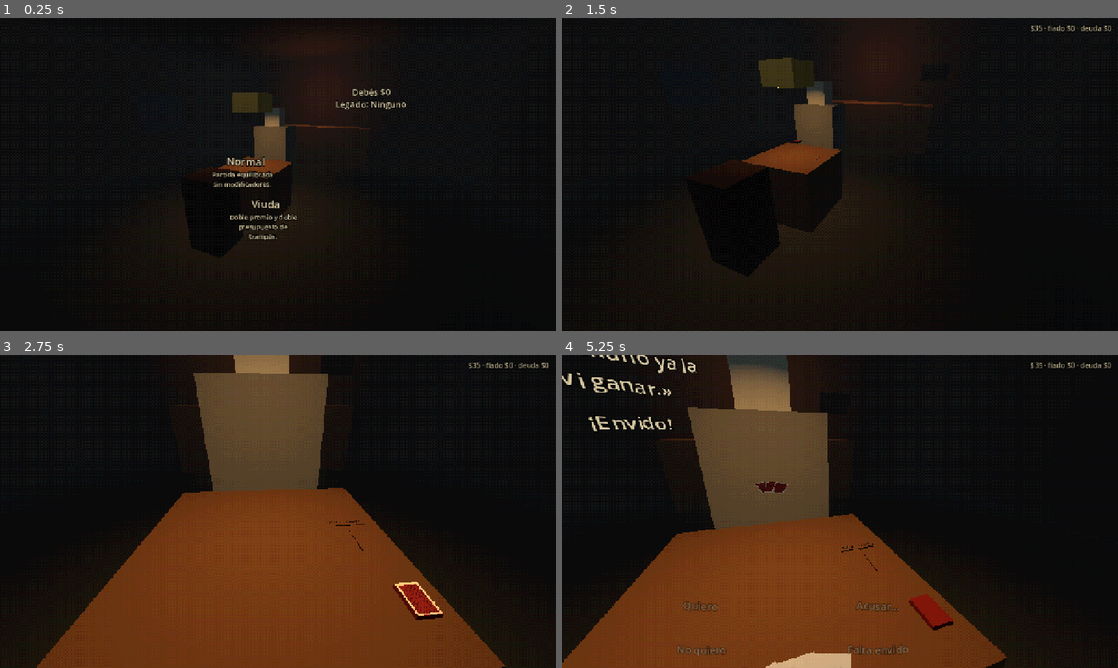
Above: before the commit, frames 1-4 (two rows, left to right).
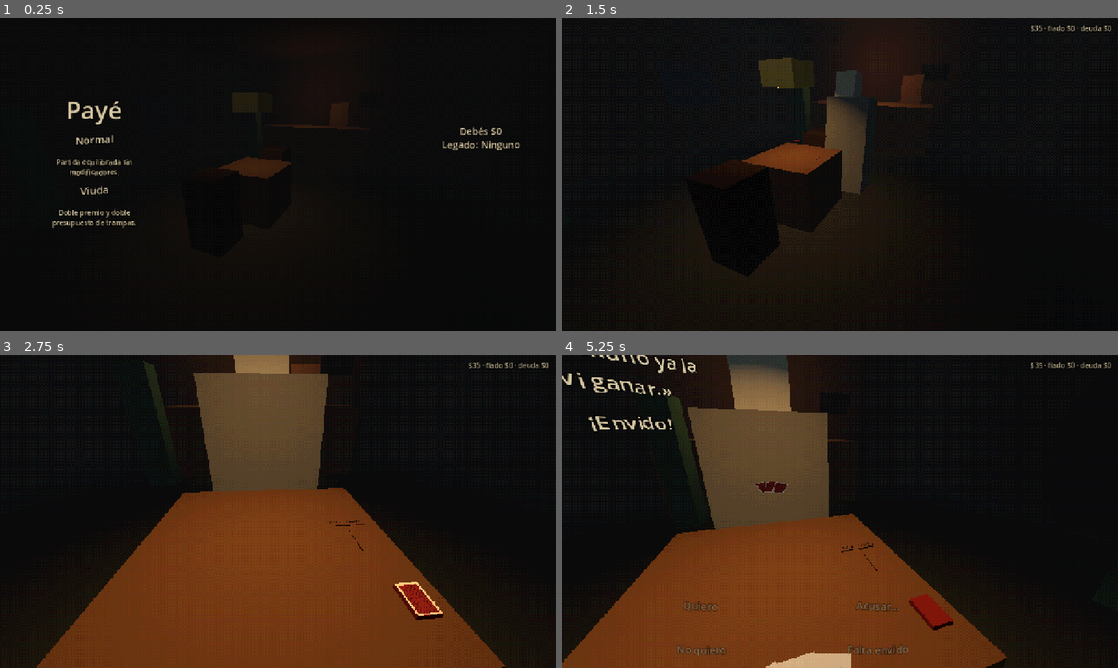
Above: after the commit, the same moments.

Repository: JoakoZarza/paye
Game: Godot game, scene res://ui/main.tscn
Same seed, same stepped clock (60 frames per second), same inputs: the game is played once before the commit and once after it.
Inputs (mouse positions are in pixels of both pictures, inside the frame that each line leads up to):
- Up to frame 1 (0.25 s): no input
- Up to frame 2 (1.5 s): click "Normal" at 0.5 s; click "Sentarse" at 1.25 s
- Up to frame 3 (2.75 s): tap Enter at 2 s; move the mouse to (400, 495) at 2.02 s; hold D from 2.03 s (still down); hold Shift from 2.03 s (still down); click (400, 495) at 2.17 s; tap Space at 2.27 s
- Up to frame 4 (5.25 s): release D at 2.75 s; release Shift at 2.75 s; drag from (728, 527) to (812, 574) at 2.77 s; move the mouse to (895, 442) at 3.52 s; hold D 3.53-4.25 s; tap Ctrl at 3.6 s; click (895, 442) at 3.67 s; drag from (812, 574) to (673, 464) at 4.27 s; move the mouse to (1006, 558) at 5.02 s; hold A from 5.03 s (still down); tap Alt at 5.1 s; click (1006, 558) at 5.17 s

The runs differ from the first frame. In frame 1, 3.6% of the frame differs, in the area x 9-94%, y 22-72%; in frame 2, 2.8%; in frame 3, 0.3%; in frame 4, 0.2%.

Commit message:
feat(world): menú de inicio con velo, bar vivo, rival esperando junto a su silla, frases según el partido y tienda en el mantel centrada
Co-Authored-By: Claude Opus 5.5 <noreply@anthropic.com>

Diff:
--- a/data/i18n/tells.csv
+++ b/data/i18n/tells.csv
@@ -7,3 +7,27 @@
 TELL_WEAK_2,"No sé, no sé."
 TELL_WEAK_3,"Esto se pone feo."
 TELL_WEAK_4,"Dejame pensar un poco."
+TELL_STRONG_AHEAD_1,"Andá contando la plata."
+TELL_STRONG_AHEAD_2,"Esto ya lo tengo."
+TELL_STRONG_AHEAD_3,"Seguí así, que me encanta."
+TELL_STRONG_AHEAD_4,"Ni te gastes."
+TELL_STRONG_EVEN_1,"Repartí, que hoy estoy de suerte."
+TELL_STRONG_EVEN_2,"Mirá que no me tiembla el pulso."
+TELL_STRONG_EVEN_3,"Esta mano ya la vi ganar."
+TELL_STRONG_EVEN_4,"Vení, vení."
+TELL_STRONG_BEHIND_1,"Ahora se da vuelta."
+TELL_STRONG_BEHIND_2,"Te dejé ganar un poco, nomás."
+TELL_STRONG_BEHIND_3,"Disfrutá mientras dure."
+TELL_STRONG_BEHIND_4,"Esta es mía."
+TELL_WEAK_AHEAD_1,"Hmm... no me confío."
+TELL_WEAK_AHEAD_2,"Dejame pensar un poco."
+TELL_WEAK_AHEAD_3,"Tranquilo, tranquilo."
+TELL_WEAK_AHEAD_4,"No sé, no sé."
+TELL_WEAK_EVEN_1,"Hmm... a ver qué sale."
+TELL_WEAK_EVEN_2,"No sé, no sé."
+TELL_WEAK_EVEN_3,"Dejame pensar un poco."
+TELL_WEAK_EVEN_4,"Qué cosa..."
+TELL_WEAK_BEHIND_1,"Esto se pone feo."
+TELL_WEAK_BEHIND_2,"Otra vez no..."
+TELL_WEAK_BEHIND_3,"¿Quién mezcló estas cartas?"
+TELL_WEAK_BEHIND_4,"Ya fue, ya fue."
--- a/data/i18n/ui.csv
+++ b/data/i18n/ui.csv
@@ -45,6 +45,7 @@
 UI_AMULET_TRAIN_COIN_DESC,Aumenta el premio si ganás sin cantar envido.
 UI_START_META,"Deuda: $%d · Legado: %s · Runs: %d · Mejor ronda: %d"
 UI_START_NONE,Ninguno
+UI_GAME_TITLE,Payé
 UI_BOARD_DEBT,Debés $%d
 UI_BOARD_LEGACY,Legado: %s
 UI_BOARD_BEST,Mejor ronda: %d
--- a/tests/ui/test_table_presenter.gd
+++ b/tests/ui/test_table_presenter.gd
@@ -87,3 +87,20 @@
 	p._apply([GameEvent.make(&"call_rejected", {"player": D})] as Array[GameEvent])
 	assert_eq(p.rival_line, "No quiero.")
 	assert_eq(p.rival_line_id, id + 1)
+
+
+func test_las_frases_del_rival_van_con_como_viene_el_partido() -> void:
+	var p := _presenter()
+	var t := Tell.new()
+	t.category = &"strong"
+	t.text_key = &"TELL_STRONG_4"
+	var m := p.rc.table().truco_match
+	m.scores[0] = 12
+	m.scores[1] = 2
+	assert_eq(p.situation(), "BEHIND")
+	assert_eq(p.tell_line(t), "Esta es mía.", "perdiendo no se agranda como ganador")
+	m.scores[0] = 2
+	m.scores[1] = 12
+	assert_eq(p.tell_line(t), "Ni te gastes.")
+	var rejected: Array[GameEvent] = [GameEvent.make(&"call_rejected", {"player": TablePresenter.DEALER})]
+	assert_true(TablePresenter.tell_contradicts(t, rejected), "mano fuerte y no quiero no van juntos")
--- a/tests/world/test_table_3d.gd
+++ b/tests/world/test_table_3d.gd
@@ -293,6 +293,10 @@
 	var items: Array = shop.shop_items()
 	assert_eq(items.size(), rc.shop.offers.size(), "las ofertas están en el mantel")
 	assert_null(router.find_child("Buy0", true, false), "se compra desde la vista de cerca")
+	items[0].hovered.emit(items[0], true)
+	assert_eq(shop.hover_text(), shop._name_of(items[0].def.id), "al pasar el mouse dice qué es")
+	items[0].hovered.emit(items[0], false)
+	assert_eq(shop.hover_text(), "")
 	shop.inspect(items[0])
 	assert_eq(shop.inspected(), items[0])
 	assert_true(items[0].inspecting(), "levita")
@@ -650,3 +654,40 @@
 	assert_null(router.find_child("*DeckPicker*", true, false), "sin la lista 2D")
 	deck.pressed.emit()
 	assert_eq(rc.phase, RunController.Phase.BAR)
+
+
+func test_el_bar_esta_vivo_y_el_rival_te_espera() -> void:
+	var bar: Bar3D = BAR.instantiate()
+	add_child_autofree(bar)
+	var life := bar.life
+	assert_not_null(life.bartender, "hay cantinero")
+	assert_eq(life.souls.size(), BarLife.SOUL_COUNT)
+	var start := life.souls[0].position
+	for i in 600:
+		life.step(1.0 / 30.0)
+	assert_ne(life.souls[0].position, start, "las almas caminan")
+	for soul in life.souls:
+		assert_gt(Vector2(soul.position.x, soul.position.z).length(), 1.2, "lejos de la mesa")
+	bar.set_rival_pose(&"away", true)
+	assert_false(bar.slot("rival_base").visible, "en el menú la mesa está vacía")
+	bar.set_rival_pose(&"waiting", true)
+	assert_true(bar.slot("rival_base").visible)
+	assert_gt(bar.slot("rival_base").position.x, 0.3, "parado al lado de su silla")
+	bar.set_rival_pose(&"seated", true)
+	assert_almost_eq(bar.slot("rival_base").position.x, 0.0, 0.001)
+
+
+func test_el_menu_de_inicio_tiene_velo_y_panel() -> void:
+	var rc := RunController.new(Economy.load_from(), MetaState.new(), 4, META_PATH)
+	var r := _rig()
+	var router := ScreenRouter.new()
+	router.world = r[0]
+	add_child_autofree(router)
+	router.setup(rc)
+	assert_not_null(router.find_child("MenuPanel", true, false), "el menú a la izquierda")
+	assert_not_null(router.find_child("MenuInfo", true, false), "tus datos a la derecha")
+	assert_true(router._backdrop.visible, "velo negro entre el menú y el bar")
+	assert_lt(router._backdrop.color.a, 0.7, "translúcido: el bar se ve detrás")
+	assert_eq((r[0] as Bar3D).rival_pose(), &"away")
+	(router.find_child("Deck_normal", true, false) as Button).pressed.emit()
+	assert_eq((r[0] as Bar3D).rival_pose(), &"waiting", "el rival ya está, a medio sentarse")
--- a/ui/screen_router.gd
+++ b/ui/screen_router.gd
@@ -15,6 +15,10 @@
 
 ## Fondo oscuro para leer las pantallas que no son la mesa sobre el bar 3D.
 const BACKDROP := Color(0.03, 0.03, 0.03, 0.78)
+## Parpadeo al salir del menú: cerrar, quedarse cerrado y abrir (segundos).
+const BLINK_CLOSE := 0.09
+const BLINK_HOLD := 0.08
+const BLINK_OPEN := 0.3
 
 var rc: RunController
 ## El bar 3D de fondo; null en la vista 2D.
@@ -59,6 +63,8 @@
 func refresh() -> void:
 	var next_name := screen_for_phase()
 	if _screen_name != next_name:
+		if _screen_name == &"start" and world != null:
+			blink()
 		if _screen != null:
 			_screen.queue_free()
 		_screen = null
@@ -94,7 +100,9 @@
 		_backdrop.set_anchors_and_offsets_preset(Control.PRESET_FULL_RECT)
 		add_child(_backdrop)
 	_backdrop.visible = _screen.wants_backdrop()
+	_backdrop.color.a = _screen.backdrop_alpha()
 	move_child(_backdrop, 0)
+	world.set_rival_pose(_screen.rival_pose())
 	# Sin fondo, la pantalla no ataja el mouse: la cámara lo sigue y los clics llegan al bar.
 	if not _screen.wants_backdrop():
 		_screen.mouse_filter = Control.MOUSE_FILTER_IGNORE
@@ -125,3 +133,21 @@
 
 func camera_marker() -> StringName:
 	return &"CamBar" if _screen == null else _screen.camera_marker()
+
+
+## Un parpadeo: la pantalla se apaga un instante y vuelve.
+func blink() -> void:
+	var lid := ColorRect.new()
+	lid.name = "Blink"
+	lid.color = Color(0, 0, 0, 0)
+	lid.mouse_filter = Control.MOUSE_FILTER_IGNORE
+	lid.set_anchors_and_offsets_preset(Control.PRESET_FULL_RECT)
+	add_child(lid)
+	if not is_inside_tree():
+		lid.queue_free()
+		return
+	var t := create_tween()
+	t.tween_property(lid, "color:a", 1.0, BLINK_CLOSE)
+	t.tween_interval(BLINK_HOLD)
+	t.tween_property(lid, "color:a", 0.0, BLINK_OPEN)
+	t.tween_callback(lid.queue_free)
--- a/ui/screens/bar_screen.gd
+++ b/ui/screens/bar_screen.gd
@@ -74,3 +74,7 @@
 
 func wants_backdrop() -> bool:
 	return world == null
+
+
+func rival_pose() -> StringName:
+	return &"waiting"
--- a/ui/screens/base_screen.gd
+++ b/ui/screens/base_screen.gd
@@ -23,6 +23,16 @@
 ## Fondo oscuro encima del bar 3D para leer la pantalla.
 func wants_backdrop() -> bool:
 	return true
+
+
+## Qué tan oscuro es ese fondo (0 a 1).
+func backdrop_alpha() -> float:
+	return 0.78
+
+
+## Dónde está el rival mientras se ve esta pantalla: &"seated", &"waiting" o &"away".
+func rival_pose() -> StringName:
+	return &"seated"
 
 
 func setup(p_rc: RunController) -> void:
--- a/ui/screens/death_screen.gd
+++ b/ui/screens/death_screen.gd
@@ -50,3 +50,7 @@
 
 func wants_backdrop() -> bool:
 	return world == null
+
+
+func rival_pose() -> StringName:
+	return &"away"
--- a/ui/screens/ending_screen.gd
+++ b/ui/screens/ending_screen.gd
@@ -36,3 +36,7 @@
 
 func wants_backdrop() -> bool:
 	return world == null
+
+
+func rival_pose() -> StringName:
+	return &"away"
--- a/ui/screens/free_screen.gd
+++ b/ui/screens/free_screen.gd
@@ -39,3 +39,7 @@
 
 func wants_backdrop() -> bool:
 	return world == null
+
+
+func rival_pose() -> StringName:
+	return &"away"
--- a/ui/screens/shop_screen.gd
+++ b/ui/screens/shop_screen.gd
@@ -22,15 +22,17 @@
 ## El mantel sobre la barra: ofertas atrás, lo tuyo adelante a la izquierda y los
 ## botones de cambiar ofertas y volver adelante a la derecha (metros, respecto de la barra).
 const COUNTER_TOP := 1.1
-const CLOTH_SIZE := Vector2(1.3, 0.52)
-const OFFER_X := [-0.4, 0.0, 0.4, -0.2, 0.2]
-const OWNED_X := [-0.4, -0.12]
-const BACK_Z := -0.1
-const FRONT_Z := 0.12
+const CLOTH_SIZE := Vector2(1.15, 0.78)
+const OFFER_X := [-0.36, 0.0, 0.36, -0.18, 0.18]
+const OWNED_X := [-0.36, 0.0]
+const BACK_Z := -0.17
+const FRONT_Z := 0.16
 const RIGHT_X := 0.36
 const WRAP := 24
 ## Viendo un objeto de cerca: dónde flota (respecto de la cámara) y cuánto se apaga el bar.
-const INSPECT_AT := Vector3(-0.27, -0.02, -0.55)
+## Dónde flota (fracción de pantalla: el medio de la mitad izquierda) y a qué distancia.
+const INSPECT_SCREEN := Vector2(0.25, 0.5)
+const INSPECT_DEPTH := 0.5
 const DIM := 0.15
 const CATEGORY_NAMES := {
 	AmuletDef.Category.CARDS: "Cartas", AmuletDef.Category.TANTO: "Tanto",
@@ -39,6 +41,7 @@
 }
 
 var _inspected: ShopItem
+var _hover_label: Control
 var _details: Control
 
 
@@ -368,6 +371,7 @@
 	world.add_child(item)
 	item.setup(def, tag, is_owned, RARITY_COLORS[def.rarity])
 	item.inspect_requested.connect(inspect)
+	item.hovered.connect(_on_item_hover)
 	_counter_items.append(item)
 	return item
 
@@ -389,10 +393,12 @@
 		return
 	_end_inspect(true)
 	_inspected = item
+	_on_item_hover(item, false)
 	var cam := world.camera
 	var at := item.global_position + Vector3(0, 0.25, 0)
-	if cam != null:
-		at = cam.global_transform * INSPECT_AT
+	if cam != null and cam.is_inside_tree():
+		var view := cam.get_viewport().get_visible_rect().size
+		at = cam.project_position(view * INSPECT_SCREEN, INSPECT_DEPTH)
 	item.lift_to(at)
 	_dim(true)
 	for t in _tags:
@@ -553,3 +559,32 @@
 	if line != "":
 		lines.append(line)
 	return "\n".join(lines)
+
+
+## El rival que le ganaste se fue; mientras elegís todavía está sentado.
+func rival_pose() -> StringName:
+	return &"away" if _at_counter else &"seated"
+
+
+## Al pasar el mouse sobre un objeto se escribe su nombre arriba.
+func _on_item_hover(item: ShopItem, on: bool) -> void:
+	if is_instance_valid(_hover_label):
+		for t in _tags.duplicate():
+			if t[0] == _hover_label:
+				_tags.erase(t)
+		_hover_label.queue_free()
+	_hover_label = null
+	if not on or _inspected != null or not is_instance_valid(item):
+		return
+	_hover_label = world_label(_name_of(item.def.id), item.model, Vector3(0, 0.1, 0), 20)
+
+
+func hover_text() -> String:
+	return "" if not is_instance_valid(_hover_label) else _name_of(_hovered_id())
+
+
+func _hovered_id() -> StringName:
+	for t in _tags:
+		if t[0] == _hover_label and t[1].get_parent() is ShopItem:
+			return (t[1].get_parent() as ShopItem).def.id
+	return &""
--- a/ui/screens/start_screen.gd
+++ b/ui/screens/start_screen.gd
@@ -33,7 +33,29 @@
 	acted.emit()
 
 
+## Vista 3D: el único menú que no es parte del bar. A la izquierda el título y los mazos;
+## a la derecha lo que arrastrás de antes. Detrás, un velo negro y el bar esperando.
 func _draw_world() -> void:
+	var panel := VBoxContainer.new()
+	panel.name = "MenuPanel"
+	panel.anchor_left = 0.04
+	panel.anchor_right = 0.3
+	panel.anchor_top = 0.24
+	panel.anchor_bottom = 0.9
+	panel.add_theme_constant_override("separation", 14)
+	add_child(panel)
+	panel.add_child(RingStyle.reading_label(UiText.t("UI_GAME_TITLE"), 56))
+	var decks := RunDeck.load_all().values()
+	for deck: RunDeck in decks:
+		var key := "UI_DECK_" + String(deck.id).to_upper()
+		var b := ScreenTools.button(panel, UiText.t(key + "_NAME"), "Deck_" + String(deck.id), _start.bind(deck.id))
+		RingStyle.shakify(b)
+		b.add_theme_font_size_override("font_size", 30)
+		panel.add_child(RingStyle.reading_label(wrap_text(UiText.t(key + "_DESC"), 30), 16))
+	if rc.meta.run_in_progress:
+		var lost := RingStyle.reading_label(wrap_text(UiText.t("UI_START_LOST"), 30), 16)
+		lost.add_theme_color_override("default_color", Color(0.9, 0.55, 0.4))
+		panel.add_child(lost)
 	var legacy := (
 		UiText.t("UI_AMULET_" + String(rc.meta.legacy).to_upper())
 		if rc.meta.legacy != &"" else UiText.t("UI_START_NONE")
@@ -41,12 +63,22 @@
 	var lines := [UiText.t("UI_BOARD_DEBT") % rc.meta.debt, UiText.t("UI_BOARD_LEGACY") % legacy]
 	if rc.meta.best_round > 0:
 		lines.append(UiText.t("UI_BOARD_BEST") % rc.meta.best_round)
-	world_label("\n".join(lines), board(), Vector3(0, 0.2, 0.05), 20)
-	if rc.meta.run_in_progress:
-		world_label(wrap_text(UiText.t("UI_START_LOST"), 26), world.slot("table"), Vector3(0, 1.1, -0.3), 16)
-	world_decks(_start)
+	var info := RingStyle.reading_label("\n".join(lines), 22)
+	info.name = "MenuInfo"
+	info.anchor_left = 0.76
+	info.anchor_right = 0.97
+	info.anchor_top = 0.34
+	info.anchor_bottom = 0.52
+	add_child(info)
 
 
+func backdrop_alpha() -> float:
+	return 0.5 if world != null else 0.78
 
+
+func rival_pose() -> StringName:
+	return &"away"
+
+## En el menú el velo es parte del diseño: separa el menú del bar.
 func wants_backdrop() -> bool:
-	return world == null
+	return true
--- a/ui/table_presenter.gd
+++ b/ui/table_presenter.gd
@@ -14,6 +14,8 @@
 const PLAYER := 0
 const DEALER := 1
 const LOG_LINES := 14
+## Puntos de diferencia para que el rival hable como quien va ganando o perdiendo.
+const SITUATION_MARGIN := 3
 ## Lo que dice el rival y se queda escrito hasta que respondas.
 const WAITING_EVENTS := [&"call_made", &"tanto_declared", &"show_demanded"]
 const ICONS := {&"calm": "😐 tranquilo", &"nervous": "😬 nervioso",
@@ -293,7 +295,7 @@
 	var t := rc.table().brain.last_tell
 	if t == null:
 		return {}
-	return {"text": _tells.get(String(t.text_key), String(t.text_key)), "icon": ICONS.get(t.icon, ""), "kind": t.icon}
+	return {"text": tell_line(t), "icon": ICONS.get(t.icon, ""), "kind": t.icon}
 
 
 func tell_text() -> String:
@@ -336,8 +338,8 @@
 	var said: Array[String] = []
 	var show_rival := false
 	var t := rc.table().brain.last_tell
-	if t != null and t != _seen_tell:
-		said.append("«%s»" % _tells.get(String(t.text_key), String(t.text_key)))
+	if t != null and t != _seen_tell and not tell_contradicts(t, events):
+		said.append("«%s»" % tell_line(t))
 	_seen_tell = t
 	for e in events:
 		var text := describe(e)
@@ -522,3 +524,35 @@
 				best_value = v
 				best = [a, b]
 	return best
+
+
+## La frase de la pista según cómo va el partido para el rival: no dice "andá
+## contando la plata" perdiendo por diez. La categoría (fuerte o débil, con sus
+## mentiras) no cambia; solo las palabras.
+func tell_line(t: Tell) -> String:
+	var key := String(t.text_key)
+	var variant := key.get_slice("_", key.get_slice_count("_") - 1)
+	var cat := "STRONG" if t.category == &"strong" else "WEAK"
+	var situated := "TELL_%s_%s_%s" % [cat, situation(), variant]
+	return _tells.get(situated, _tells.get(key, key))
+
+
+## "AHEAD", "EVEN" o "BEHIND" para el rival, con tres puntos de margen.
+func situation() -> String:
+	var m := rc.table().truco_match
+	var diff: int = m.scores[DEALER] - m.scores[PLAYER]
+	if diff >= SITUATION_MARGIN:
+		return "AHEAD"
+	if diff <= -SITUATION_MARGIN:
+		return "BEHIND"
+	return "EVEN"
+
+
+## Una pista de mano fuerte no se dice si en el mismo momento no quiere o se va al mazo.
+static func tell_contradicts(t: Tell, events: Array[GameEvent]) -> bool:
+	if t.category != &"strong":
+		return false
+	for e in events:
+		if int(e.data.get("player", -1)) == DEALER and e.type in [&"call_rejected", &"mazo", &"son_buenas"]:
+			return true
+	return false
--- a/world/asset_budget.json
+++ b/world/asset_budget.json
@@ -15,7 +15,7 @@
     "head_alma": {"triangles": 1000, "texture": 128},
     "head_gualicho": {"triangles": 2000, "texture": 256},
     "room": {"triangles": 1500, "texture": 256, "size": [8, 3, 8]},
-    "bar_counter": {"triangles": 1500, "texture": 256, "size": [3, 1.1, 0.6]},
+    "bar_counter": {"triangles": 1500, "texture": 256, "size": [3, 1.1, 0.9]},
     "door": {"triangles": 300, "texture": 128, "size": [0.9, 2.1, 0.1]},
     "window": {"triangles": 300, "texture": 128, "size": [1.2, 1, 0.1]},
     "scoreboard": {"triangles": 200, "texture": 128, "size": [0.6, 0.4, 0.05]},
--- a/world/bar_3d.gd
+++ b/world/bar_3d.gd
@@ -5,7 +5,7 @@
 const PLACEHOLDERS_PATH: String = "res://world/placeholders.json"
 const SLOT_NAMES: Array[String] = ["table", "chair_player", "chair_rival", "rival_base", "lamp", "rival_head", "room", "bar_counter", "door", "window", "scoreboard", "accomplice"]
 const MARKER_POSITIONS: Dictionary = {
-	"CamSeat": Vector3(0, 1.2, 0.62), "CamBar": Vector3(1.6, 1.6, 2.6), "CamShop": Vector3(0, 1.72, -2.92),
+	"CamSeat": Vector3(0, 1.2, 0.62), "CamBar": Vector3(1.6, 1.6, 2.6), "CamShop": Vector3(0, 1.86, -2.9),
 	"PlayerHand": Vector3(0, 0.99, 0.43), "DealerHand": Vector3(0, 0.95, -0.42),
 	"Baza1_Player": Vector3(-0.12, 0.755, 0.08), "Baza1_Dealer": Vector3(-0.12, 0.755, -0.08),
 	"Baza2_Player": Vector3(0, 0.756, 0.08), "Baza2_Dealer": Vector3(0, 0.756, -0.08),
@@ -19,7 +19,7 @@
 }
 ## Grados (x = mirar arriba/abajo, y = girar). Sin entrada: mira hacia -Z.
 const MARKER_ROTATIONS: Dictionary = {
-	"CamSeat": Vector2(-17, 0), "CamBar": Vector2(-18, 25), "CamShop": Vector2(-55, 0),
+	"CamSeat": Vector2(-17, 0), "CamBar": Vector2(-18, 25), "CamShop": Vector2(-62, 0),
 	# Los diálogos del rival, como un cartel un poco girado hacia vos.
 	"SpeechAnchor": Vector2(6, 25),
 	"PathStand": Vector2(-15, 0), "PathSide": Vector2(-10, 20), "PathCounter": Vector2(-12, 10),
@@ -30,6 +30,18 @@
 ## La cámara del jugador, para que la mesa sepa hacia dónde mira.
 var camera: CameraRig
 var _slots: Dictionary = {}
+var life: BarLife
+var _rival_pose := &"seated"
+var _rival_tween: Tween
+
+## El rival: sentado a la mesa, parado al lado de su silla a medio sentarse (esperándote)
+## o fuera de la escena. Desplazamiento y cabeceo respecto de sentado.
+const RIVAL_POSES := {
+	&"seated": [Vector3.ZERO, 0.0],
+	&"waiting": [Vector3(0.52, 0.12, 0.08), -0.18],
+}
+const RIVAL_PARTS := ["rival_base", "rival_head"]
+const RIVAL_SIT_SECONDS := 0.8
 
 
 func _ready() -> void:
@@ -70,6 +82,10 @@
 		asset_slot.visible = not bool(data.get("hidden", false))
 		add_child(asset_slot)
 		_slots[asset_key] = asset_slot
+	life = BarLife.new()
+	life.name = "BarLife"
+	life.ps1 = ps1
+	add_child(life)
 	_add_floor()
 	_add_lights()
 	_add_environment()
@@ -140,3 +156,42 @@
 	environment.fog_density = 0.035
 	environment_node.environment = environment
 	add_child(environment_node)
+
+
+func rival_pose() -> StringName:
+	return _rival_pose
+
+
+## Mueve al rival a una pose: &"seated", &"waiting" o &"away" (no está).
+func set_rival_pose(pose: StringName, instant := false) -> void:
+	if pose == _rival_pose:
+		return
+	var from := _rival_pose
+	_rival_pose = pose
+	if _rival_tween != null:
+		_rival_tween.kill()
+	for part in RIVAL_PARTS:
+		var s := slot(part)
+		if s == null:
+			continue
+		if not s.has_meta("home"):
+			s.set_meta("home", s.position)
+		s.visible = pose != &"away"
+	if pose == &"away":
+		return
+	var p: Array = RIVAL_POSES[pose]
+	# Aparece ya en su pose; de esperar a sentado, se sienta despacio.
+	var animate := not instant and is_inside_tree() and from == &"waiting" and pose == &"seated"
+	if animate:
+		_rival_tween = create_tween().set_parallel().set_trans(Tween.TRANS_SINE).set_ease(Tween.EASE_IN_OUT)
+	for part in RIVAL_PARTS:
+		var s := slot(part)
+		if s == null:
+			continue
+		var at: Vector3 = (s.get_meta("home") as Vector3) + (p[0] as Vector3)
+		if animate:
+			_rival_tween.tween_property(s, "position", at, RIVAL_SIT_SECONDS)
+			_rival_tween.tween_property(s, "rotation:x", float(p[1]), RIVAL_SIT_SECONDS)
+		else:
+			s.position = at
+			s.rotation.x = p[1]
--- /dev/null
+++ b/world/bar_life.gd
@@ -0,0 +1,105 @@
+class_name BarLife
+extends Node3D
+## El bar no está vacío: el cantinero detrás de la barra repasa vasos de un lado al otro
+## y unas pocas almas perdidas caminan sin rumbo por las orillas, se paran y a veces se
+## quedan mirándose entre ellas. Nunca se acercan a la mesa.
+
+const SOUL_COUNT := 3
+const SOUL_SIZE := Vector3(0.38, 1.6, 0.28)
+const SOUL_COLOR := Color("#2C4232")
+const SOUL_SPEED := 0.32
+const PAUSE := Vector2(2.0, 6.0)
+## Distancia a la que dos almas que se cruzan se quedan mirando.
+const MEET := 1.3
+## Recorrido por las orillas del bar, lejos de la mesa.
+const WAYPOINTS := [Vector3(-2.6, 0, 1.6), Vector3(-2.9, 0, -0.9), Vector3(-1.6, 0, -2.6),
+	Vector3(1.9, 0, -2.5), Vector3(2.8, 0, 1.4), Vector3(1.2, 0, 3.1), Vector3(-1.0, 0, 3.2)]
+const BARTENDER_AT := Vector3(0.5, 0, -3.88)
+const BARTENDER_SIZE := Vector3(0.5, 1.75, 0.25)
+const BARTENDER_SWAY := 0.45
+const BARTENDER_PERIOD := 7.0
+
+var ps1 := false
+var bartender: AssetSlot
+var souls: Array[AssetSlot] = []
+var _targets: Array[Vector3] = []
+var _wait: Array[float] = []
+var _time := 0.0
+var _rng := RandomNumberGenerator.new()
+
+
+func _ready() -> void:
+	_rng.seed = 2718
+	bartender = _figure("bartender", "Bartender", BARTENDER_SIZE, Color("#5C3A22"), BARTENDER_AT)
+	bartender.rotation.y = PI
+	for i in SOUL_COUNT:
+		var start: Vector3 = WAYPOINTS[(i * 2) % WAYPOINTS.size()]
+		var soul := _figure("soul", "Soul%d" % i, SOUL_SIZE, SOUL_COLOR, start)
+		souls.append(soul)
+		_targets.append(_next_target(start))
+		_wait.append(_rng.randf_range(0.0, PAUSE.y))
+
+
+func _figure(asset: String, node_name: String, size: Vector3, color: Color, at: Vector3) -> AssetSlot:
+	var f := AssetSlot.new()
+	f.name = node_name
+	f.asset_name = asset
+	f.placeholder_size = size
+	f.placeholder_color = color
+	f.ps1 = ps1
+	f.position = at
+	add_child(f)
+	return f
+
+
+## El punto vecino de la ronda (adelante o atrás): así nunca cruzan por la mesa.
+func _next_target(from: Vector3) -> Vector3:
+	var here := 0
+	for i in WAYPOINTS.size():
+		if (WAYPOINTS[i] as Vector3).distance_to(from) < (WAYPOINTS[here] as Vector3).distance_to(from):
+			here = i
+	var step := 1 if _rng.randf() < 0.5 else -1
+	return WAYPOINTS[posmod(here + step, WAYPOINTS.size())]
+
+
+func _process(delta: float) -> void:
+	step(delta)
+
+
+## Un paso de vida del bar (separado para los tests).
+func step(delta: float) -> void:
+	_time += delta
+	bartender.position.x = BARTENDER_AT.x + sin(_time * TAU / BARTENDER_PERIOD) * BARTENDER_SWAY
+	for i in souls.size():
+		var soul := souls[i]
+		if _wait[i] > 0.0:
+			_wait[i] -= delta
+			var other := _closest(i)
+			if other != null and soul.position.distance_to(other.position) < MEET:
+				_face(soul, other.position)
+			continue
+		var to := _targets[i] - soul.position
+		to.y = 0.0
+		if to.length() < 0.05:
+			_wait[i] = _rng.randf_range(PAUSE.x, PAUSE.y)
+			_targets[i] = _next_target(soul.position)
+			continue
+		var stride := minf(SOUL_SPEED * delta, to.length())
+		soul.position += to.normalized() * stride
+		_face(soul, soul.position + to)
+		# Un leve vaivén al caminar.
+		soul.rotation.z = sin(_time * 5.0 + i) * 0.03
+
+
+func _closest(i: int) -> AssetSlot:
+	var best: AssetSlot = null
+	for j in souls.size():
+		if j != i and (best == null or souls[j].position.distance_to(souls[i].position) < best.position.distance_to(souls[i].position)):
+			best = souls[j]
+	return best
+
+
+func _face(node: Node3D, at: Vector3) -> void:
+	var d := at - node.position
+	if Vector2(d.x, d.z).length() > 0.01:
+		node.rotation.y = lerp_angle(node.rotation.y, atan2(d.x, d.z), 0.15)
--- a/world/placeholders.json
+++ b/world/placeholders.json
@@ -6,7 +6,7 @@
   "rival_head": {"asset_name": "head_alma", "position": [0, 1.3, -0.7], "size": [0.26, 0.3, 0.26], "color": "#B8AE98", "rotation_y": 0},
   "lamp": {"position": [0, 1.55, 0], "size": [0.4, 0.25, 0.4], "color": "#D9A54A", "rotation_y": 0},
   "room": {"position": [0, 0, 0], "size": [8, 3, 8], "color": "#2A1A12", "rotation_y": 0, "inside": true},
-  "bar_counter": {"position": [0, 0, -3.4], "size": [3, 1.1, 0.6], "color": "#5C3A22", "rotation_y": 0},
+  "bar_counter": {"position": [0, 0, -3.3], "size": [3, 1.1, 0.9], "color": "#5C3A22", "rotation_y": 0},
   "door": {"position": [3.95, 0, 0.5], "size": [0.9, 2.1, 0.1], "color": "#2A1A12", "rotation_y": 90},
   "window": {"position": [-3.95, 1.0, -1.5], "size": [1.2, 1, 0.1], "color": "#1B2738", "rotation_y": 90},
   "scoreboard": {"position": [1.4, 1.6, -3.95], "size": [0.6, 0.4, 0.05], "color": "#0E0C0B", "rotation_y": 0},
--- a/world/shop_item.gd
+++ b/world/shop_item.gd
@@ -5,6 +5,7 @@
 ## verlo de cerca: se levanta, va a la izquierda de la pantalla y levita girando.
 
 signal inspect_requested(item: ShopItem)
+signal hovered(item: ShopItem, on: bool)
 
 const SIZE := Vector3(0.075, 0.035, 0.075)
 const TAG_SIZE := Vector2(0.1, 0.055)
@@ -16,6 +17,8 @@
 const BOB := 0.012
 const BOB_SPEED := 1.6
 const MOVE_SECONDS := 0.35
+## Dónde queda la luz que lo alumbra de cerca, respecto de donde flota.
+const LIGHT_OFFSET := Vector3(0.12, 0.14, 0.18)
 
 var def: AmuletDef
 var owned := false
@@ -50,6 +53,8 @@
 	area.add_child(shape)
 	model.add_child(area)
 	area.input_event.connect(_on_input)
+	area.mouse_entered.connect(func() -> void: hovered.emit(self, true))
+	area.mouse_exited.connect(func() -> void: hovered.emit(self, false))
 	_add_tag()
 
 
@@ -99,8 +104,9 @@
 	_light.light_color = Color("#ffd9a0")
 	_light.light_energy = 1.4
 	_light.omni_range = 0.5
-	_light.position = Vector3(0.1, 0.12, 0.15)
-	model.add_child(_light)
+	# Colgada del cartel, no del objeto: así no gira con él.
+	add_child(_light)
+	_light.global_position = at + LIGHT_OFFSET
 	_levitating = true
 	_time = 0.0
 	_base_y = at.y
Not shown, added: world/bar_life.gd.uid
Not shown, changed: docs/ASSETS.md
Not shown, changed: docs/plans/2026-11-02-plan-7-mesa-3d.md
